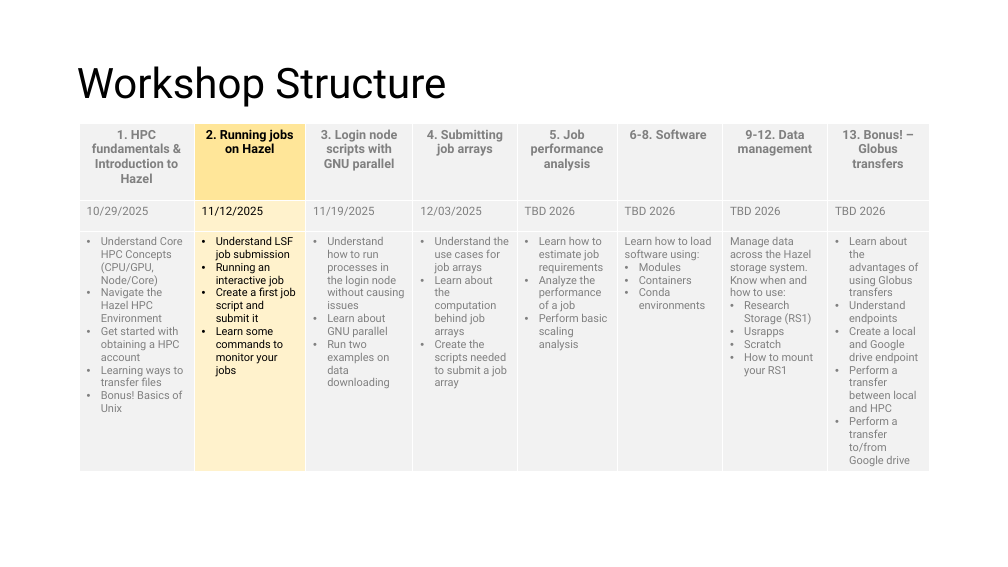
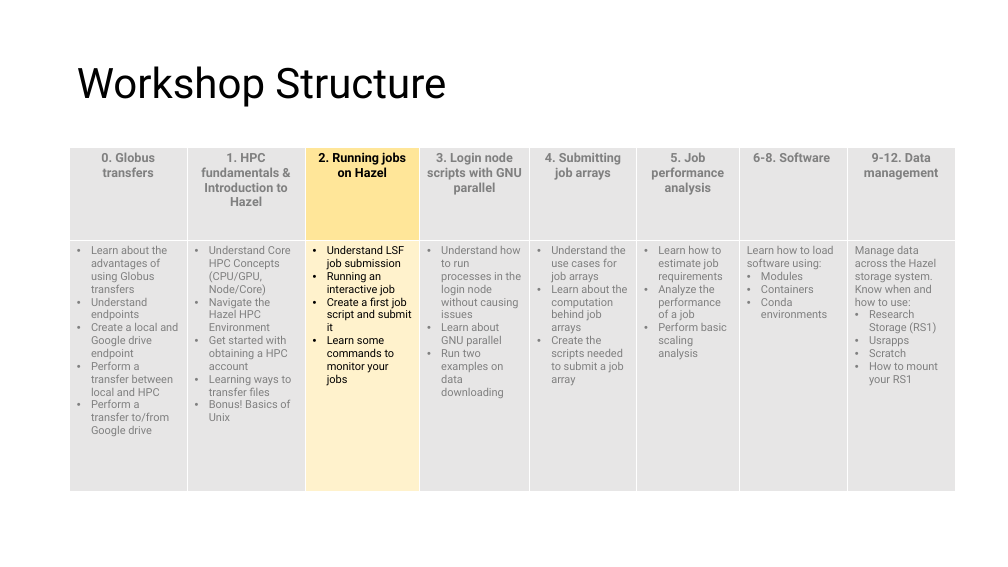
Before and after one commit to hurwitzlab/brc_hazel_training, a slide deck: slide 49 of slides/brc_hazel_0001.pptx. Drawn at 1008x567 pixels with LibreOffice and Linux fonts; fonts in the diff are those of the drawing. Boxes give left, top, right and bottom in pixels: in the first picture for what was removed or moved away, otherwise in the second. Text is boxed around its words. In the diff, an @@ line names an element or a change of style, - is before the commit and + after.

Commit message:
updated slides

```diff
--- a/slides/brc_hazel_0001.pptx
+++ b/slides/brc_hazel_0001.pptx
@@ table at [70,147,957,491] @@
-row 1: 1. HPC fundamentals & Introduction to Hazel | 2. Running jobs on Hazel | 3. Login node scripts with GNU parallel | 4. Submitting job arrays | 5. Job performance analysis | 6-8. Software | 9-12. Data management | 13. Bonus! – Globus transfers
-row 2: 10/29/2025 | 11/12/2025 | 11/19/2025 | 12/03/2025 | TBD 2026 | TBD 2026 | TBD 2026 | TBD 2026
-row 3: Understand Core HPC Concepts (CPU/GPU, Node/Core) / Navigate the Hazel HPC Environment / Get started with obtaining a HPC account / Learning ways to transfer files / Bonus! Basics of Unix | Understand LSF job submission / Running an interactive job / Create a first job script and submit it / Learn some commands to monitor your jobs | Understand how to run processes in the login node without causing issues / Learn about GNU parallel / Run two examples on data downloading | Understand the use cases for job arrays / Learn about the computation behind job arrays / Create the scripts needed to submit a job array | Learn how to estimate job requirements / Analyze the performance of a job / Perform basic scaling analysis | Learn how to load software using: / Modules / Containers / Conda environments | Manage data across the Hazel storage system. Know when and how to use: / Research Storage (RS1) / Usrapps / Scratch / How to mount your RS1 | Learn about the advantages of using Globus transfers / Understand endpoints / Create a local and Google drive endpoint / Perform a transfer between local and HPC / Perform a transfer to/from Google drive
+row 1: 0. Globus transfers | 1. HPC fundamentals & Introduction to Hazel | 2. Running jobs on Hazel | 3. Login node scripts with GNU parallel | 4. Submitting job arrays | 5. Job performance analysis | 6-8. Software | 9-12. Data management
+row 2: Learn about the advantages of using Globus transfers / Understand endpoints / Create a local and Google drive endpoint / Perform a transfer between local and HPC / Perform a transfer to/from Google drive | Understand Core HPC Concepts (CPU/GPU, Node/Core) / Navigate the Hazel HPC Environment / Get started with obtaining a HPC account / Learning ways to transfer files / Bonus! Basics of Unix | Understand LSF job submission / Running an interactive job / Create a first job script and submit it / Learn some commands to monitor your jobs | Understand how to run processes in the login node without causing issues / Learn about GNU parallel / Run two examples on data downloading | Understand the use cases for job arrays / Learn about the computation behind job arrays / Create the scripts needed to submit a job array | Learn how to estimate job requirements / Analyze the performance of a job / Perform basic scaling analysis | Learn how to load software using: / Modules / Containers / Conda environments | Manage data across the Hazel storage system. Know when and how to use: / Research Storage (RS1) / Usrapps / Scratch / How to mount your RS1
@@ table: place and size @@
-table at [79,123,929,477]
+table at [70,147,957,491]
```
Also in this commit, not shown: 2 other slides changed, 1 slide removed, 4 other files.
